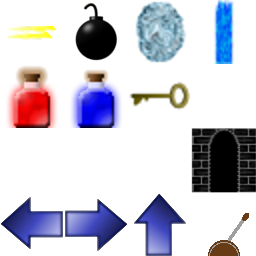
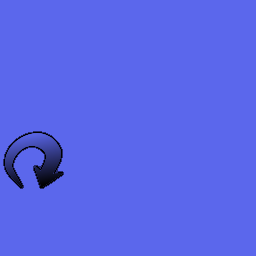
Comparing the layer stacks of the two 256 × 256 images. Changes:
added group "Layer Group" with 4 layers above "hud" over [0, 0, 256, 256]
added layer "Skip #1" (multiply) in group "Layer Group" over [0, 0, 256, 256]
added layer "Skip" in group "Layer Group" over [5, 133, 63, 188]
added layer "Skip #2" in group "Layer Group" over [4, 132, 63, 188]
added layer "Skip #3" (58%) in group "Layer Group" over [3, 131, 64, 189]
